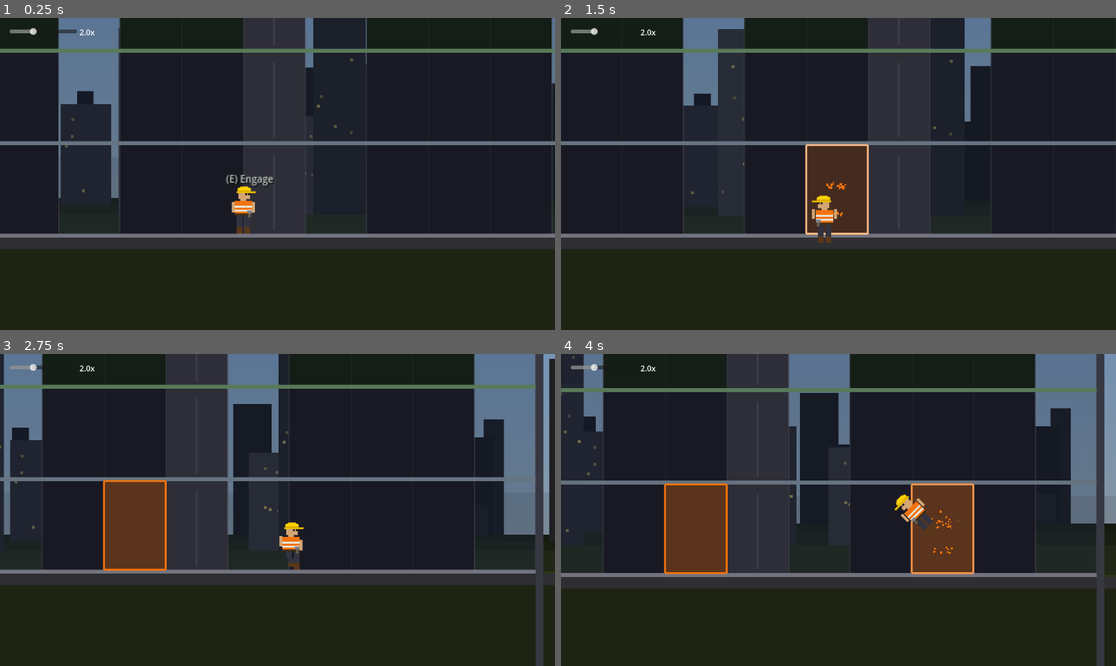
Above: before the commit, frames 1-4 (two rows, left to right).
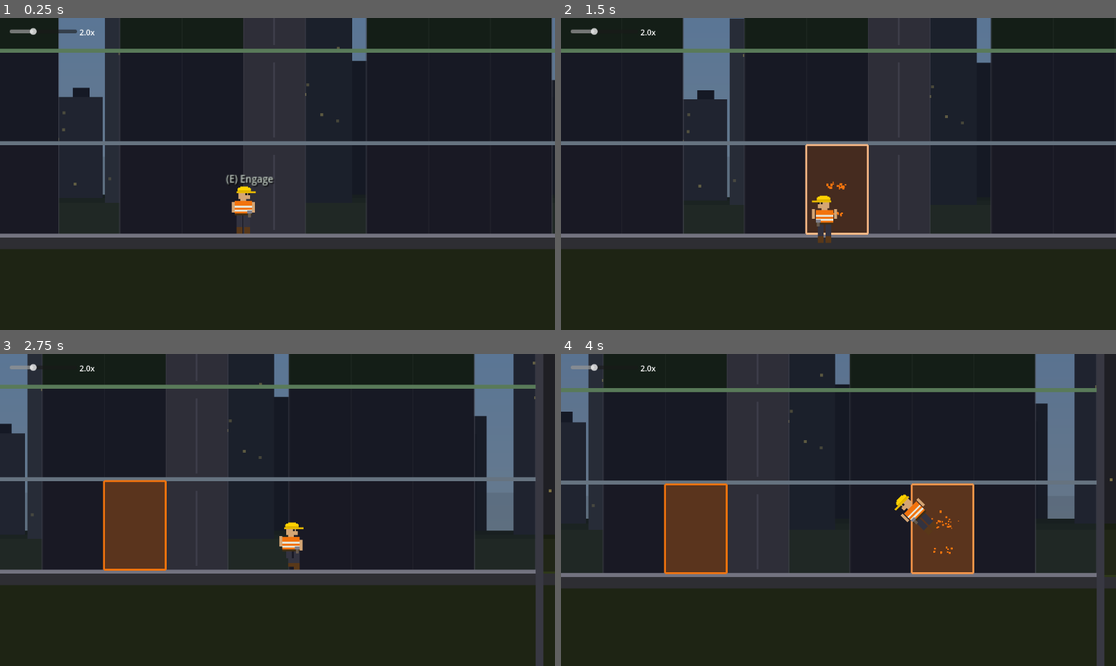
Above: after the commit, the same moments.

Repository: jaredclarkgay/space-tower
Game: Godot game, scene res://scenes/sim/sim.tscn
Two runs of this game, one before a commit and one after it. Both use one fixed random seed, a clock stepped at 60 frames per second and the inputs below.
Inputs (mouse positions are in pixels of both pictures, inside the frame that each line leads up to):
- Up to frame 1 (0.25 s): no input
- Up to frame 2 (1.5 s): tap Enter at 0.5 s; move the mouse to (960, 158) at 0.52 s; hold D (move_right) 0.53-1.28 s; tap E (interact) at 0.6 s; click (960, 158) at 0.67 s; tap Space (jump) at 0.77 s; move the mouse to (727, 189) at 1.27 s; hold A (move_left) from 1.28 s (still down); tap S (drop) at 1.35 s
- Up to frame 3 (2.75 s): tap Space (jump) at 1.52 s; tap E (interact) at 1.55, 2.1 s; move the mouse to (333, 441) at 2.02 s; release A (move_left) at 2.03 s; hold D (move_right) from 2.03 s (still down)
- Up to frame 4 (4 s): move the mouse to (810, 572) at 2.77 s; tap Shift (sprint) at 2.85 s; click (810, 572) at 2.92 s; tap Space (jump) at 3.02, 3.77 s; tap E (interact) at 3.05, 3.6 s; move the mouse to (1005, 556) at 3.52 s; release D (move_right) at 3.53 s; hold A (move_left) from 3.53 s (still down)

The runs differ from the first frame. In frame 1, 2.2% of the frame differs, in the area x 10-100%, y 0-58%; in frame 2, 1.4%; in frame 3, 7.9%; in frame 4, 8.1%, in the area x 0-100%, y 0-58%.

Commit message:
Reduce vertical parallax by half, remove horizontal parallax, update agent
Vertical parallax factors halved: far city 0.925 (was 0.85), mid 0.85
(was 0.70), near 0.75 (was 0.50). Horizontal parallax removed entirely
— looked unnatural at all factor levels.

Agent updates:
- New rule: godot_state_machine.md (early-return after state transitions)
- failure_log: f012 (state machine overwrite bug from claim mechanic)
- competency_map: bumped gdscript_logic, visual_style, parallax_exterior;
  new block_interaction domain
- session_log: 2026-03-27 entry covering hammer claim implementation

Co-Authored-By: Claude Opus 4.6 (1M context) <noreply@anthropic.com>

Diff:
--- a/agent/competency_map.json
+++ b/agent/competency_map.json
@@ -1,17 +1,19 @@
 {
-  "version": "1.2",
-  "last_updated": "2026-03-26T12:00:00Z",
+  "version": "1.3",
+  "last_updated": "2026-03-27T10:00:00Z",
   "domains": {
     "gdscript_logic": {
-      "confidence": "medium",
-      "evidence": "Built 4 autoloads, player controller, sprite system, sim scene generator. Hit parse-time autoload resolution and Variant inference warnings but resolved both.",
+      "confidence": "medium-high",
+      "evidence": "Built 4 autoloads, player controller, sprite system, sim scene generator, block interaction system with signals and Area2D detection. State machine integration working after early-return bug fix.",
       "failure_patterns": [
         "Autoload names not resolvable at parse time — use get_node('/root/Name') at runtime",
-        "Unused parameters trigger warnings treated as errors — prefix with underscore"
+        "Unused parameters trigger warnings treated as errors — prefix with underscore",
+        "State machine overwrite: mid-frame state change gets clobbered by later code in same _physics_process — must early-return"
       ],
       "rules_learned": [
         "Autoload load order matters — Constants before GameState before SaveManager",
-        "Type inference from Variant triggers error — use explicit types or avoid := with Variant expressions"
+        "Type inference from Variant triggers error — use explicit types or avoid := with Variant expressions",
+        "Early-return after state transitions in _physics_process — or downstream movement code will overwrite the new state"
       ],
       "needs_from_human": null
     },
@@ -44,8 +46,8 @@
       "needs_from_human": "Side-by-side playtest: browser vs Godot movement. What feels wrong? User said 'not anchored in physics' and 'losing optimism in Godot'."
     },
     "visual_style": {
-      "confidence": "low-medium",
-      "evidence": "Built _draw() construction worker with hardhat, vest, stripes, pants, boots. User validated the look ('fun!') but noted lack of detail at distance and static feel. Flip took 3 attempts to get right. Discrete 4-frame walk cycle accepted over continuous interpolation.",
+      "confidence": "medium",
+      "evidence": "Built _draw() construction worker with hardhat, vest, stripes, pants, boots. User validated the look ('fun!'). Kneeling hammer poses iterated to satisfaction — user asked for more overhead reach and extended arm, both applied successfully. Discrete pose approach confirmed as correct pattern.",
       "failure_patterns": [
         "Sin-wave limb interpolation looks floaty/uncanny — use discrete frame poses like real pixel art",
         "draw_rect() doesn't handle negative width — must mirror x-coordinates explicitly",
@@ -99,8 +101,8 @@
       "needs_from_human": null
     },
     "parallax_exterior": {
-      "confidence": "medium",
-      "evidence": "Failed with ParallaxBackground (3 iterations), succeeded with manual Node2D offsets. Sky/star shaders working. City layers with per-layer ground planes. Floor backgrounds segmented to leave windows transparent.",
+      "confidence": "medium-high",
+      "evidence": "Failed with ParallaxBackground (3 iterations), succeeded with manual Node2D offsets. Sky/star shaders working. City layers with per-layer ground planes. Floor backgrounds segmented to leave windows transparent. Horizontal parallax added — same pattern as vertical, user-approved.",
       "failure_patterns": [
         "ParallaxBackground interacts with zoom — use plain Node2Ds with manual offset",
         "Full-width floor bg blocks parallax through windows — segment bg to skip window columns",
@@ -109,13 +111,27 @@
         "const vec3 outside functions may not compile — declare inside fragment()"
       ],
       "rules_learned": [
-        "Manual parallax: layer.y = cam_y * (1.0 - depth_factor), zoom-independent",
+        "Manual parallax: layer.y = cam_y * (1.0 - depth_factor), layer.x = cam_dx * factor — zoom-independent, works for both axes",
         "canvas_item shaders for sky/stars — pass camera_y as uniform from _process()",
         "City layers fade via modulate.a driven by smoothstep on altitude",
         "Each city _draw() layer draws its own ground rect for visual anchoring",
         "Camera limits (limit_left/right) replace thick walls for view containment"
       ],
       "needs_from_human": "Visual feedback — does the parallax look good? Do altitude transitions feel right? Are buildings positioned naturally?"
+    },
+    "block_interaction": {
+      "confidence": "medium-high",
+      "evidence": "Built full claim system: block.gd with Area2D detection, 8-strike hammer sequence, border Line2D growth, spark/completion particles, screen shake, GameState persistence. Iterative pose tuning workflow validated with user.",
+      "failure_patterns": [
+        "State machine overwrite bug — see f012 and rules/godot_state_machine.md"
+      ],
+      "rules_learned": [
+        "Block nodes replace ColorRects for interactive elements — same visual, but with Area2D and state",
+        "Area2D collision_mask must match player collision_layer for body_entered to fire",
+        "Rapid strike animations (8 x 0.075s) feel more physical than slow directional poses (4 x 0.45s)",
+        "User prefers kneeling single-spot hammering over directional strikes around the block perimeter"
+      ],
+      "needs_from_human": null
     },
     "canvas2d_to_godot_porting": {
       "confidence": "medium",
--- a/agent/failure_log.json
+++ b/agent/failure_log.json
@@ -132,6 +132,18 @@
       "resolution_type": "rule",
       "transfer_value": "medium — affects all future shaders",
       "rule_file": "rules/parallax_bg.md"
+    },
+    {
+      "id": "f012",
+      "session": "2026-03-27",
+      "domain": "gdscript_logic",
+      "summary": "State machine overwrite on same frame — CLAIMING immediately reset to IDLE",
+      "detail": "_try_start_claim() set state = CLAIMING and snapped player to block center. But _physics_process continued executing: the horizontal movement section saw velocity.x == 0 + on_floor and set state = IDLE. The claiming state lasted zero frames. Player appeared to snap to block but nothing happened.",
+      "root_cause": "No early return after mid-frame state transition. Later code in the same _physics_process call overwrote the new state.",
+      "resolution": "Added 'if state == CLAIMING: move_and_slide(); return' immediately after _try_start_claim(). State is now protected from downstream overwrites.",
+      "resolution_type": "rule",
+      "transfer_value": "critical — applies to any state machine in _physics_process. Any new state added to a function with movement/idle logic at the bottom is vulnerable to this.",
+      "rule_file": "rules/godot_state_machine.md"
     }
   ]
 }
--- a/scenes/sim/sim.gd
+++ b/scenes/sim/sim.gd
@@ -127,38 +127,29 @@
 	# Each layer is a world-space Node2D. To create parallax depth:
 	# layer.position.y = base_y + cam_y * (1.0 - depth_factor)
 	# depth_factor: 0.0 = pinned to screen (sky), 1.0 = foreground (no parallax)
-	var cam_x := camera.position.x
 	var cam_y := camera.position.y
 	var sky_base_y := -float(TOWER_HEIGHT) - 400.0
-	# Horizontal parallax origin — center of the tower
-	var cam_x_center := FLOOR_WIDTH / 2.0
-	var cam_dx := cam_x - cam_x_center
-
-	# Sky — pinned to screen (factor 0.0)
+
+	# Sky — pinned to screen
 	if _sky_rect:
 		_sky_rect.position.y = sky_base_y + cam_y * 1.0
-		_sky_rect.position.x = -BG_MARGIN + cam_dx * 0.98
 	if _sky_mat:
 		_sky_mat.set_shader_parameter("camera_y", cam_y)
 
-	# Stars — nearly pinned (factor 0.05)
+	# Stars — nearly pinned
 	if _stars_rect:
-		_stars_rect.position.y = sky_base_y + cam_y * 0.95
-		_stars_rect.position.x = -BG_MARGIN + cam_dx * 0.95
+		_stars_rect.position.y = sky_base_y + cam_y * 0.975
 	if _stars_mat:
 		_stars_mat.set_shader_parameter("camera_y", cam_y)
 		_stars_mat.set_shader_parameter("time_val", Time.get_ticks_msec() / 1000.0)
 
-	# City layers — each lags behind camera by different amounts
+	# City layers — halved vertical parallax
 	if _far_city:
-		_far_city.position.y = cam_y * 0.85   # factor 0.15
-		_far_city.position.x = cam_dx * 0.12
+		_far_city.position.y = cam_y * 0.925   # was 0.85
 	if _mid_city:
-		_mid_city.position.y = cam_y * 0.70   # factor 0.30
-		_mid_city.position.x = cam_dx * 0.25
+		_mid_city.position.y = cam_y * 0.85    # was 0.70
 	if _near_city:
-		_near_city.position.y = cam_y * 0.50  # factor 0.50
-		_near_city.position.x = cam_dx * 0.40
+		_near_city.position.y = cam_y * 0.75   # was 0.50
 
 	# Fade city at altitude
 	var alt := clampf(-cam_y / float(TOWER_HEIGHT), 0.0, 1.0)
Not shown, added: agent/rules/godot_state_machine.md
Not shown, changed: agent/session_log.md
